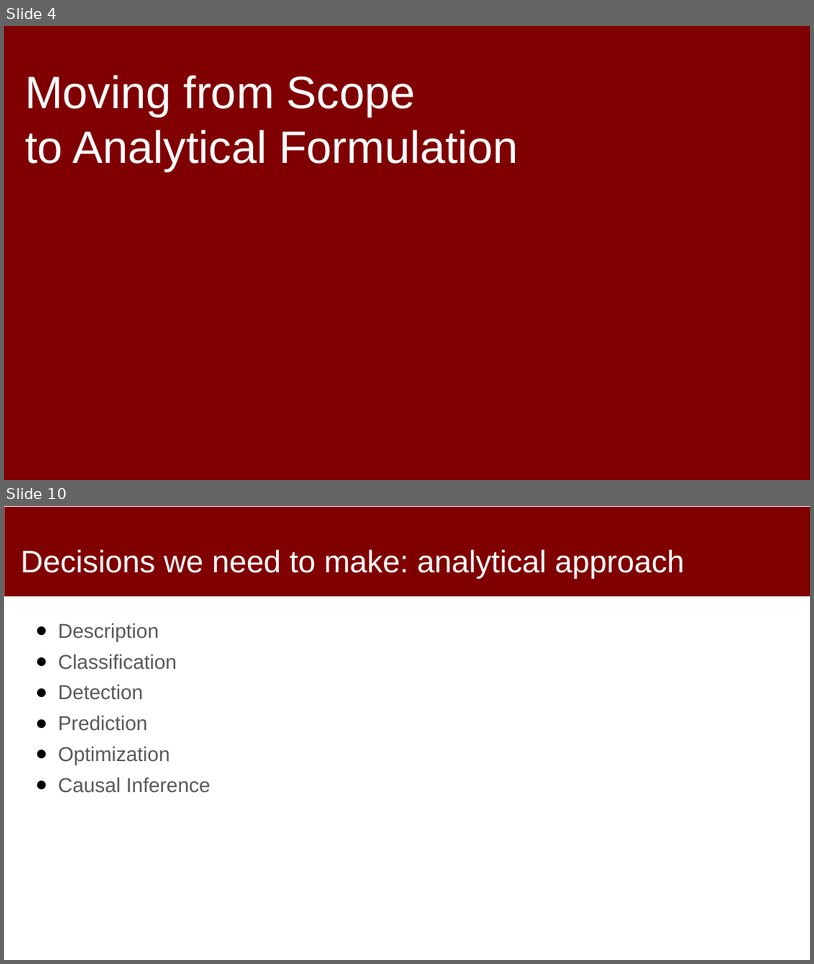
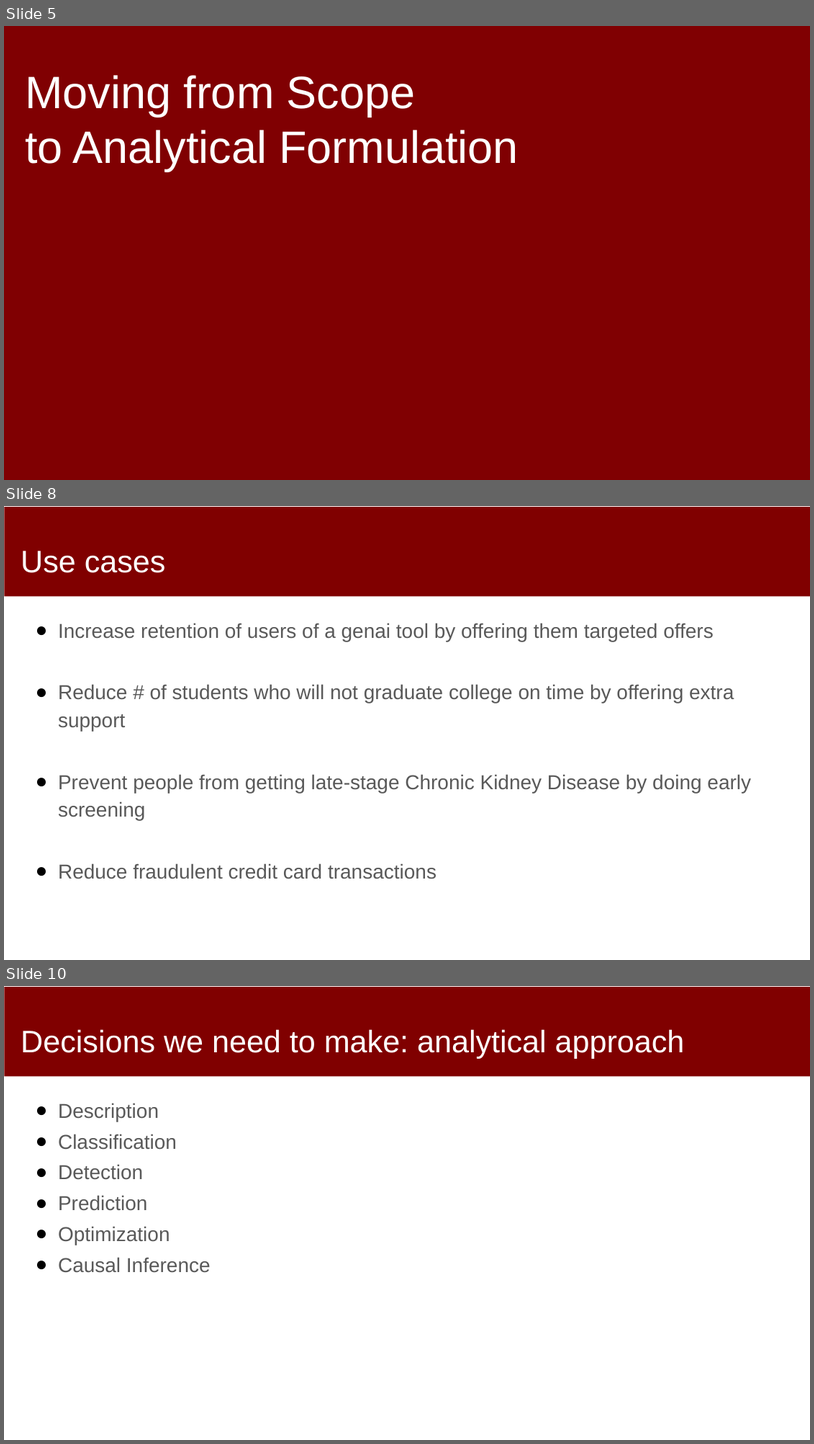
Before and after one commit to dssg/MLinPractice, a slide deck: Lectures/Lecture4-Formulation.pptx. Shown one above the other, each under a label of ours: slides 4 and 10 before the commit, slides 5, 8 and 10 after it; the slides between them are not shown. The pictures are 814x964 and 814x1444 pixels, drawn with LibreOffice and Linux fonts; fonts in the diff are those of the drawing. Boxes give left, top, right and bottom in pixels: in the first picture for what was removed or moved away, otherwise in the second. Text is boxed around its words. In the diff, an @@ line names an element or a change of style, - is before the commit and + after.

```diff
--- a/Lectures/Lecture4-Formulation.pptx
+++ b/Lectures/Lecture4-Formulation.pptx
@@ slide 8 added at box(4, 506, 810, 960), background #FFFFFF; not listed: 1 template element that a slide beside it also shows @@
@@ title added at box(21, 551, 166, 573), 37 pt, text #FFFFFF @@
+Use cases
@@ text added at box(58, 623, 751, 879), 24 pt, text #595959 @@
+● Increase retention of users of a genai tool by offering them targeted offers
+● Reduce # of students who will not graduate college on time by offering extra support
+● Prevent people from getting late-stage Chronic Kidney Disease by doing early screening
+● Reduce fraudulent credit card transactions
@@ what was slide 4 is now slide 5 @@
```
Also in this commit, not shown: 6 slides changed, 5 other slides added, 2 slides removed.
